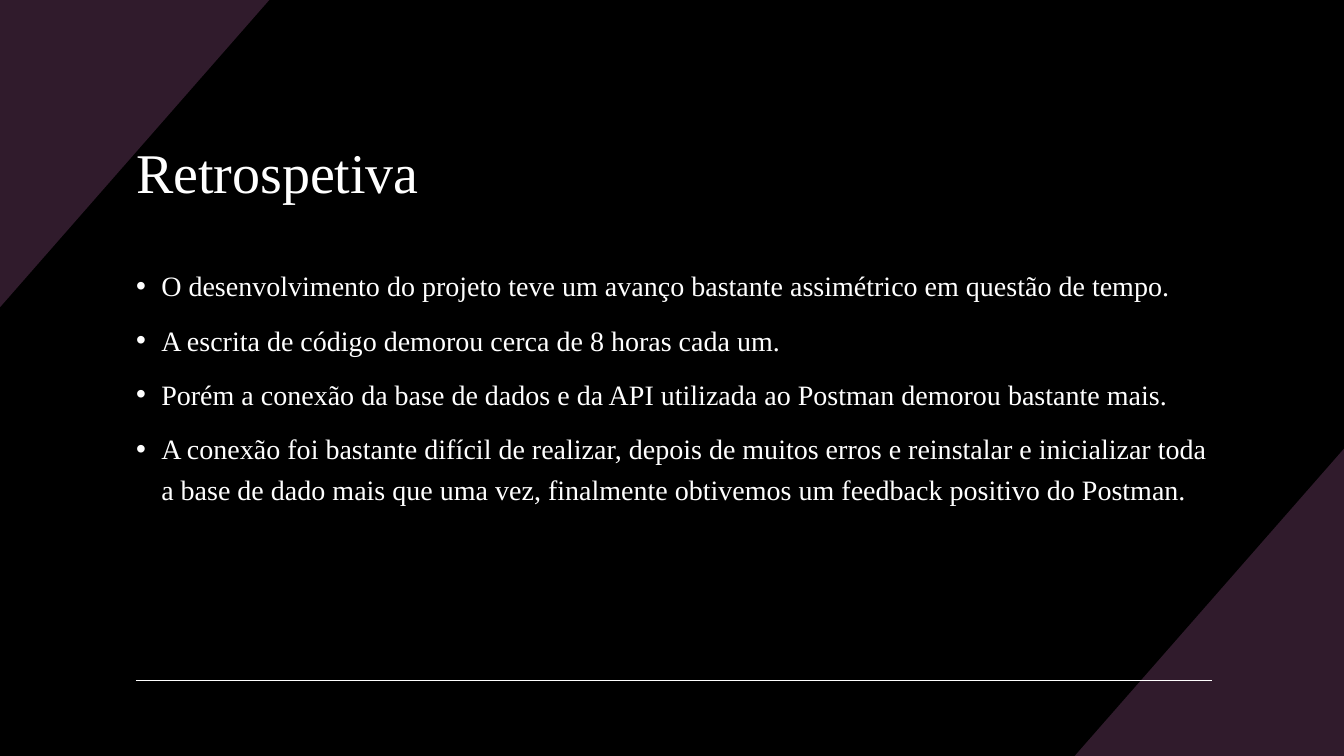
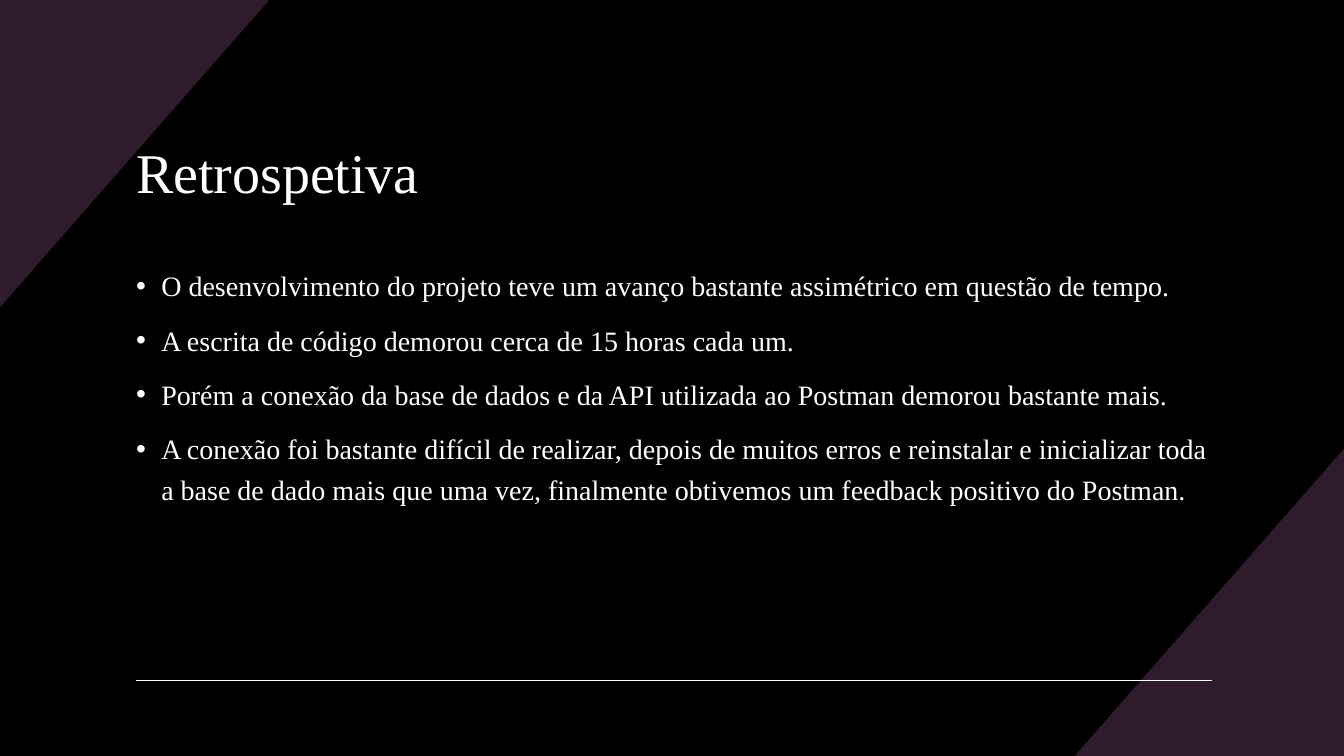
Before and after one commit to Famelgas/Projeto-BD, a slide deck: slide 11 of Diagramas/Apresentação do Projeto.pptx (slide 10 before the commit). Drawn at 1344x756 pixels with LibreOffice and Linux fonts; fonts in the diff are those of the drawing. Boxes give left, top, right and bottom in pixels: in the first picture for what was removed or moved away, otherwise in the second. Text is boxed around its words. In the diff, an @@ line names an element or a change of style, - is before the commit and + after.

```diff
--- a/Diagramas/Apresentação do Projeto.pptx
+++ b/Diagramas/Apresentação do Projeto.pptx
@@ text at [161, 331, 794, 356]: text changed @@
-• A escrita de código demorou cerca de 8 horas cada um.
+• A escrita de código demorou cerca de 15 horas cada um.
```
Also in this commit, not shown: 6 other slides changed, 1 slide added, 18 other files.
